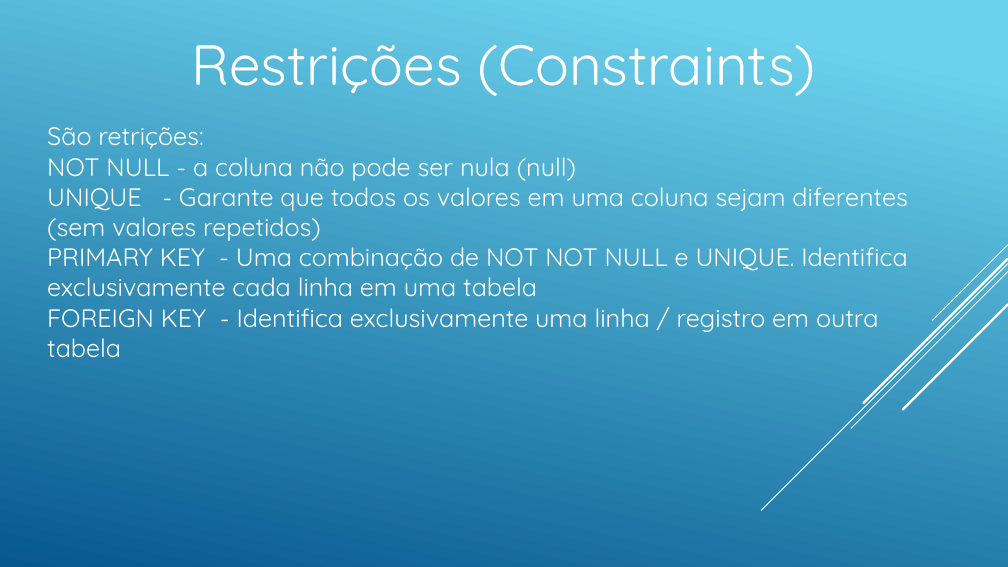
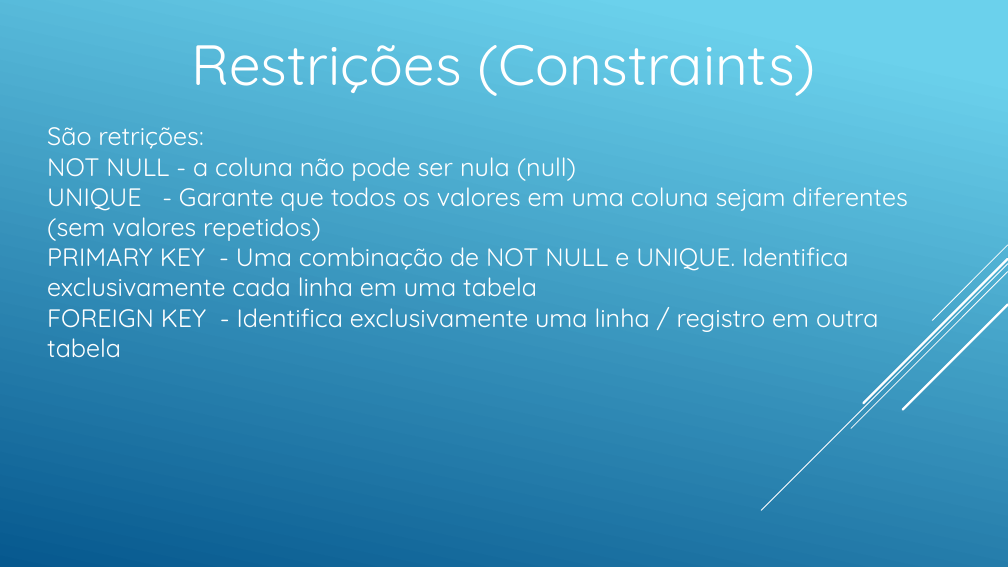
Before and after one commit to andreneves/BDII, a slide deck: slide 4 of BDIIA05.pptx. Drawn at 1008x567 pixels with LibreOffice and Linux fonts; fonts in the diff are those of the drawing. Boxes give left, top, right and bottom in pixels: in the first picture for what was removed or moved away, otherwise in the second. Text is boxed around its words. In the diff, an @@ line names an element or a change of style, - is before the commit and + after.

```diff
--- a/BDIIA05.pptx
+++ b/BDIIA05.pptx
@@ text at (x1=47, y1=240, x2=848, y2=297): text changed @@
-PRIMARY KEY - Uma combinação de NOT NOT NULL e UNIQUE. Identifica exclusivamente cada linha em uma tabela
+PRIMARY KEY - Uma combinação de NOT NULL e UNIQUE. Identifica exclusivamente cada linha em uma tabela
```
Also in this commit, not shown: 2 other files.
